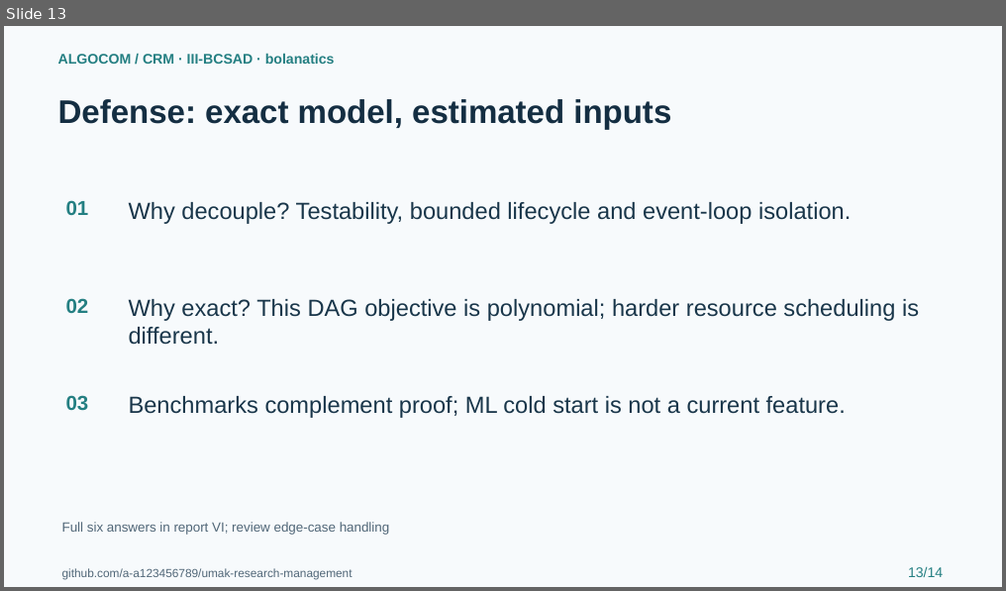
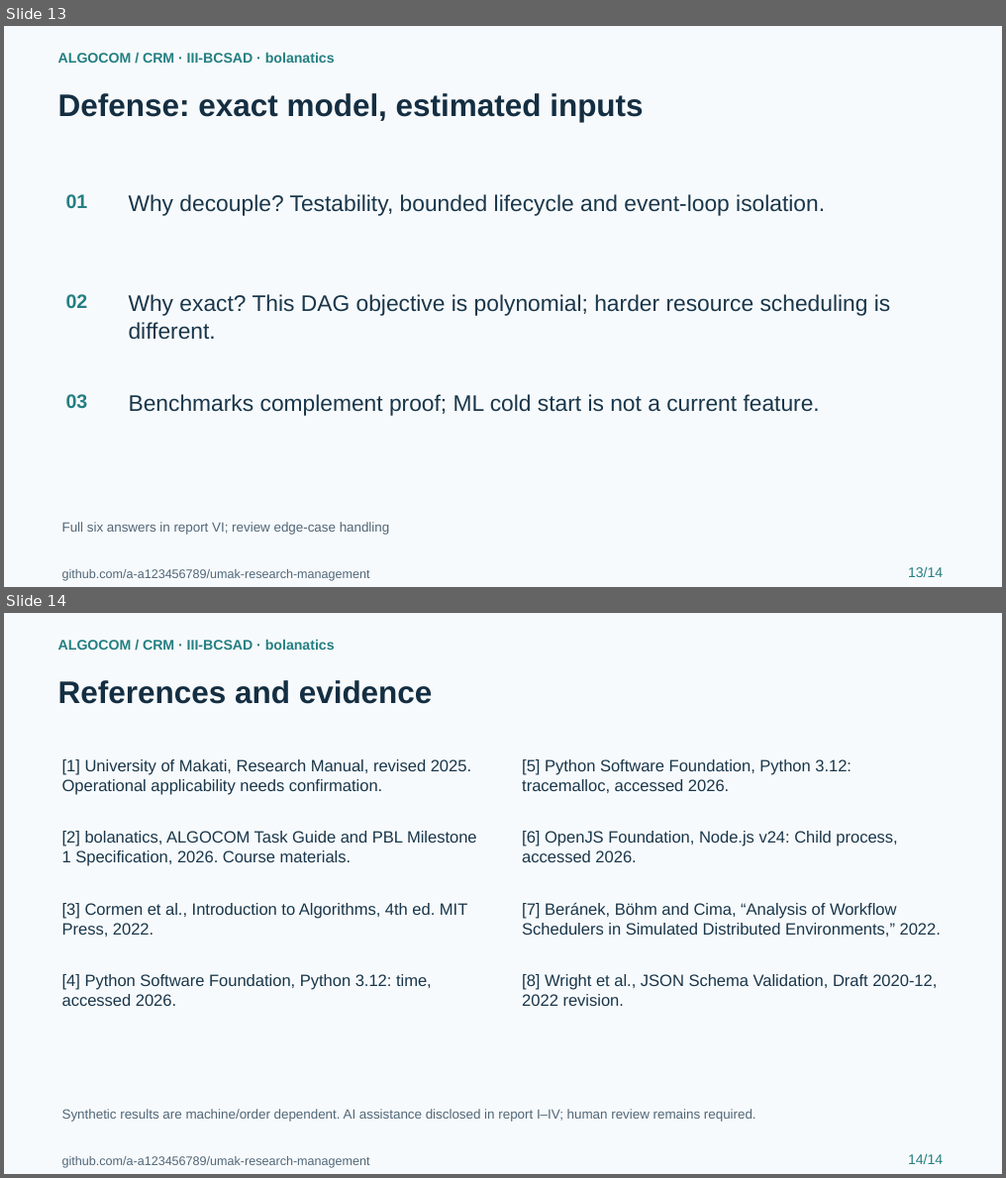
Before and after one commit to a-a123456789/umak-research-management, a slide deck: submissions/ALGOCOM_Defense.pptx. Shown one above the other, each under a label of ours: slide 13 before the commit, slides 13 and 14 after it. The pictures are 1006x591 and 1006x1178 pixels, drawn with LibreOffice and Linux fonts; fonts in the diff are those of the drawing. Boxes give left, top, right and bottom in pixels: in the first picture for what was removed or moved away, otherwise in the second. Text is boxed around its words. In the diff, an @@ line names an element or a change of style, - is before the commit and + after.

Commit message:
Close IAS and ALGOCOM submission gaps (#4)
* Close IAS and ALGOCOM report and worker validation gaps

* Link correction PR and commit-specific successful workflows

```diff
--- a/submissions/ALGOCOM_Defense.pptx
+++ b/submissions/ALGOCOM_Defense.pptx
@@ slide 14 added at <box>4,613,1002,1174</box>, background #F7FAFC @@
@@ text added at <box>58,639,335,650</box>, 13.5 pt, text #247F82, bold @@
+ALGOCOM / CRM · III-BCSAD · bolanatics
@@ text added at <box>58,680,433,704</box>, 30 pt, text #142E42, bold @@
+References and evidence
@@ text added at <box>62,760,471,795</box>, 15.8 pt, text #19364A @@
+[1] University of Makati, Research Manual, revised 2025. Operational applicability needs confirmation.
@@ text added at <box>522,760,851,793</box>, 15.8 pt, text #19364A @@
+[5] Python Software Foundation, Python 3.12: tracemalloc, accessed 2026.
@@ text added at <box>62,831,477,866</box>, 15.8 pt, text #19364A @@
+[2] bolanatics, ALGOCOM Task Guide and PBL Milestone 1 Specification, 2026. Course materials.
@@ text added at <box>522,831,897,862</box>, 15.8 pt, text #19364A @@
+[6] OpenJS Foundation, Node.js v24: Child process, accessed 2026.
@@ text added at <box>62,903,467,937</box>, 15.8 pt, text #19364A @@
+[3] Cormen et al., Introduction to Algorithms, 4th ed. MIT Press, 2022.
@@ text added at <box>522,902,941,937</box>, 15.8 pt, text #19364A @@
+[7] Beránek, Böhm and Cima, “Analysis of Workflow Schedulers in Simulated Distributed Environments,” 2022.
@@ text added at <box>62,974,432,1006</box>, 15.8 pt, text #19364A @@
+[4] Python Software Foundation, Python 3.12: time, accessed 2026.
@@ text added at <box>522,974,937,1006</box>, 15.8 pt, text #19364A @@
+[8] Wright et al., JSON Schema Validation, Draft 2020-12, 2022 revision.
@@ text added at <box>62,1109,756,1122</box>, 12.8 pt, text #516778 @@
+Synthetic results are machine/order dependent. AI assistance disclosed in report I–IV; human review remains required.
@@ text added at <box>62,1157,370,1168</box>, 12 pt, text #516778 @@
+github.com/a-a123456789/umak-research-management
@@ text added at <box>908,1155,943,1164</box>, 13.5 pt, text #247F82 @@
+14/14
@@ slide 13 changed as well @@
@@ text "Defense: exact model, estimated inputs" at <box>58,93,643,122</box>: size 31.5 to 30 pt @@
@@ size 19.5 to 18.8 pt in 3 elements at <box>66,394,88,408</box>, <box>66,294,88,308</box>, <box>66,194,88,208</box> @@
@@ size 22.5 to 21.8 pt in 3 elements at <box>129,394,820,416</box>, <box>129,294,890,340</box>, <box>129,194,825,216</box> @@
@@ text "github.com/a-a123456789/umak-research-management" at <box>62,570,370,581</box>: size 11.2 to 12 pt @@
```
Also in this commit, not shown: 10 other slides changed, 2 other slides added, 3 slides removed, 47 other files.
